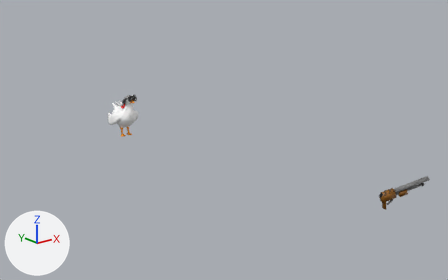
A saved change to the FBX model ChicknDestroy/unity/Mainmenu Scene/Assets/Blender/philo_4eyes_escopeta.fbx.
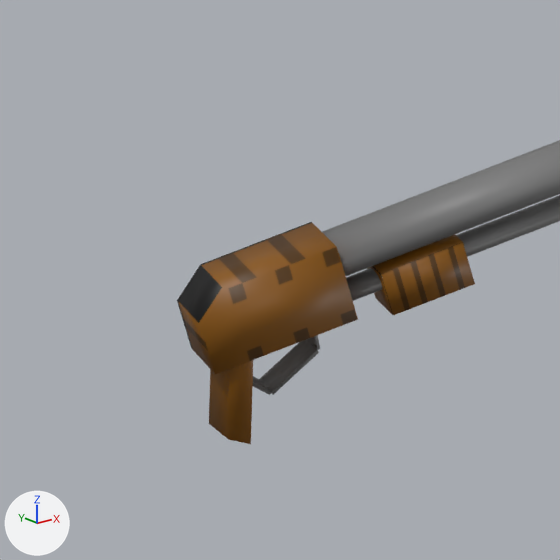
Each version appears first whole from a 50 mm lens placed at (-0.0679, -0.1246, 0.0421), pointed at (0.0064, -0.0318, 0.005), and next in a close-up on the part from 81% to 93% of the width and 59% to 79% of the height. The axes (+X, +Y, +Z) are drawn at lower left. The lights are the same throughout. Where no turn or scale is listed for an object, it has been applied to the vertices. Vertices at the same position are counted once.

The older version as bpy lines, for what is in view:
```python
me_cube_002 = bpy.data.meshes.new('Cube_002')
me_cube_002.from_pydata(...)  # 94 vertices, 96 faces; spans x -0.03185..-0.0251, y -0.04486..-0.04016, z 0.01798..0.02304
# faces by material slot: [6, 15, 16, 8, 5, 23, 23]
me_cube_002.materials.append(mat_material_002__recarga_png_001)  # picture img_recarga_png
me_cube_002.materials.append(mat_material_003__cano_png)  # picture img_cano_png
me_cube_002.materials.append(mat_material_009__recarga_png_001)  # picture img_recarga_png
me_cube_002.materials.append(mat_material_010__recarga_png_001)  # picture img_recarga_png
me_cube_002.materials.append(mat_material_011__cano_png)  # picture img_cano_png
me_cube_002.materials.append(mat_material_012__cano_png)  # picture img_cano_png
me_cube_002.materials.append(mat_material_013__cano_png)  # picture img_cano_png
ob_cube_002 = bpy.data.objects.new('Cube_002', me_cube_002)
ob_cube_002.location = (0.03651, -0.03072, -0.0141)
```
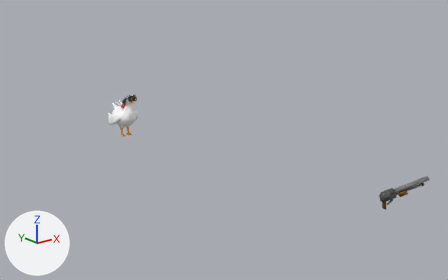
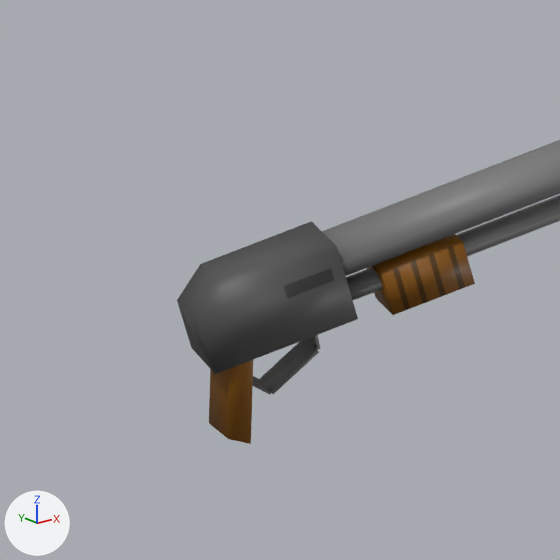
What the commit changed:
Picture 'cargador.png' (img_cargador_png) is new.
Material 'Material_009__cargador_png_001' (mat_material_009__cargador_png_001) is new.
Its texture is img_cargador_png.
me_cube_002 has 94 vertices, 96 faces and spans x -0.03185..-0.0251, y -0.04486..-0.04016, z 0.01798..0.02304.
me_cube_002 is used by ob_cube_002; location (0.03651, -0.03072, -0.0141).
me_cube_002 part 1: all 16 faces that had it switch from mat_material_009__recarga_png_001 (picture img_recarga_png) to mat_material_009__cargador_png_001 (picture img_cargador_png).

Changed parts and their boxes [x1, y1, x2, y2] in the close-ups (560 x 560 px):
part 1 of me_cube_002, recoloured (brown to grey)
    both: [177, 222, 358, 374]
